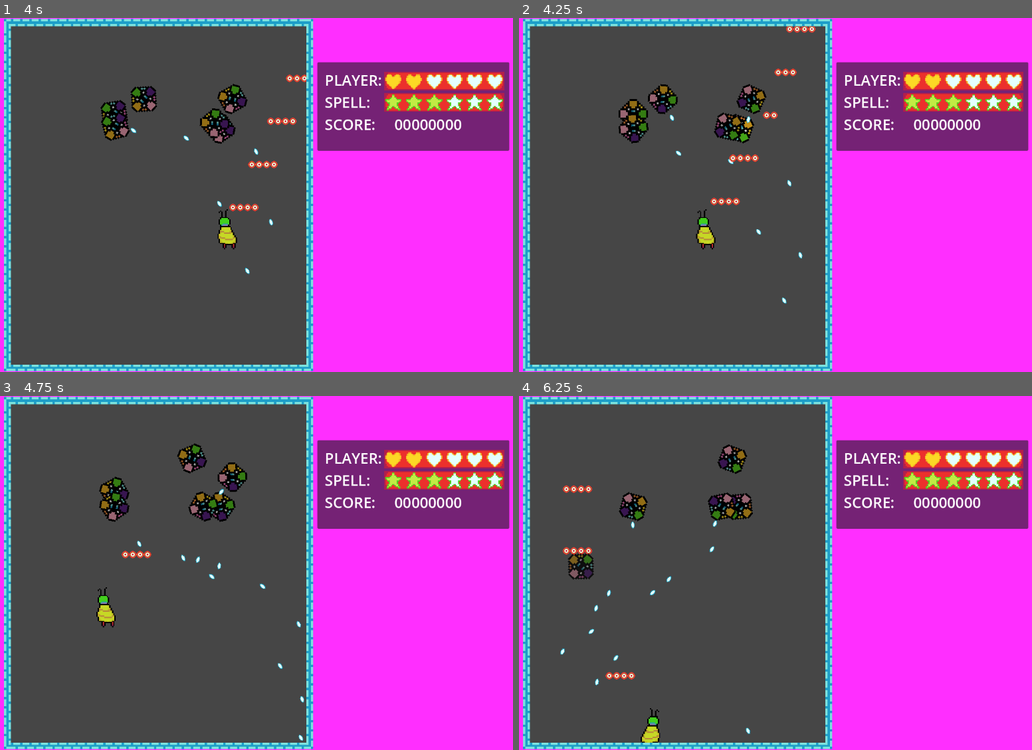
Above: before the commit, frames 1-4 (two rows, left to right).
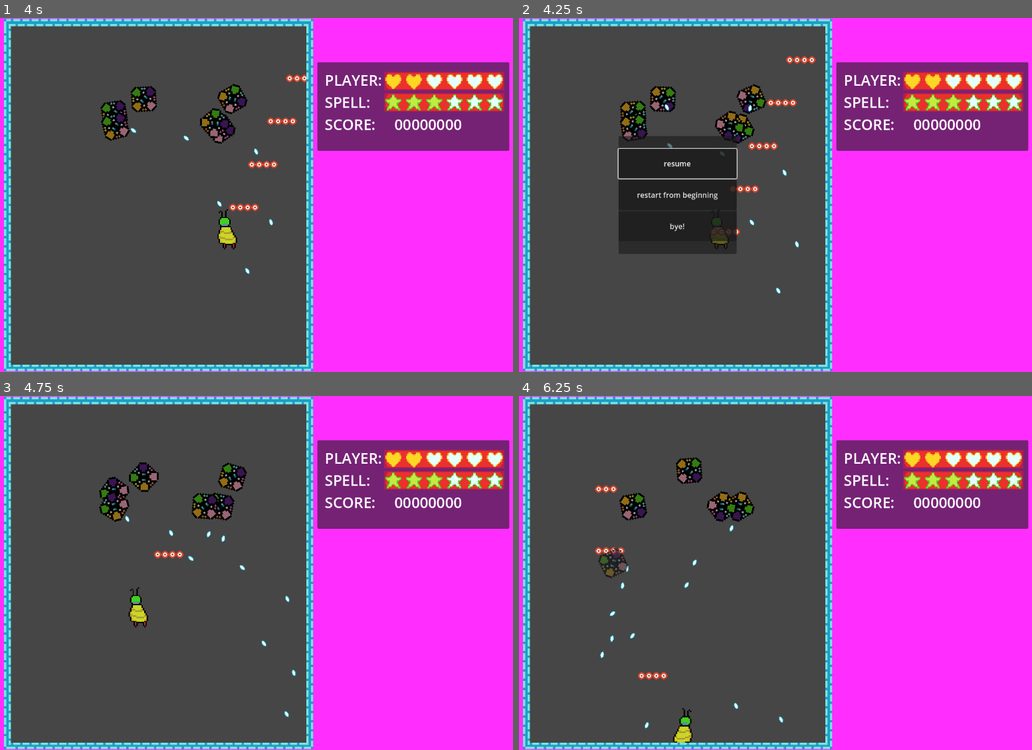
Above: after the commit, the same moments.

Repository: 2192375d/Bee-s-Adventure
Game: Godot game, scene res://scenes/main-game.tscn
The game is run twice, just before and just after one commit, with the same random seed, the same clock (stepped at 60 frames per second) and the same inputs.
Inputs:
- Up to frame 1 (4 s): tap Enter (ui_enter, bound only after the commit) at 0.5, 0.8, 1.35, 2.3, 2.85, 3.8 s; hold Right (ui_right) 0.53-1.28 s; hold Z (ui_shoot) 0.53-1.28 s; hold Down (ui_down) 1.28-2.03 s; tap Z (ui_shoot) at 1.55, 3.05 s; hold Right (ui_right) 2.03-2.78 s; hold Z (ui_shoot) 2.03-2.78 s; hold Up (ui_up) 2.78-3.53 s; hold Left (ui_left) from 3.53 s (still down); hold Z (ui_shoot) from 3.53 s (still down)
- Up to frame 2 (4.25 s): keep holding Left (ui_left); keep holding Z (ui_shoot); tap Escape (ui_escape, bound only after the commit) at 4.15 s
- Up to frame 3 (4.75 s): keep holding Left (ui_left); release Z (ui_shoot) at 4.28 s; tap Enter (ui_enter, bound only after the commit) at 4.35 s; tap Z (ui_shoot) at 4.55 s
- Up to frame 4 (6.25 s): release Left (ui_left) at 5.03 s; hold Down (ui_down) 5.03-5.78 s; hold Z (ui_shoot) 5.03-5.78 s; tap Enter (ui_enter, bound only after the commit) at 5.3, 5.85 s; hold Right (ui_right) from 5.78 s (still down); tap Z (ui_shoot) at 6.05 s

Frame 1 is identical in both runs. In frame 2, 9.7% of the frame differs, in the area x 19-58%, y 2-81%; in frame 3, 2.8%; in frame 4, 3.3%.

Commit message:
feat: basic pause menu done

Diff:
--- a/project.godot
+++ b/project.godot
@@ -41,6 +41,16 @@
 "events": [Object(InputEventKey,"resource_local_to_scene":false,"resource_name":"","device":-1,"window_id":0,"alt_press …(192 unchanged characters)…
 ]
 }
+ui_escape={
+"deadzone": 0.2,
+"events": [Object(InputEventKey,"resource_local_to_scene":false,"resource_name":"","device":0,"window_id":0,"alt_pressed":false,"shift_pressed":false,"ctrl_pressed":false,"meta_pressed":false,"pressed":false,"keycode":0,"physical_keycode":4194305,"key_label":0,"unicode":0,"location":0,"echo":false,"script":null)
+]
+}
+ui_enter={
+"deadzone": 0.2,
+"events": [Object(InputEventKey,"resource_local_to_scene":false,"resource_name":"","device":-1,"window_id":0,"alt_pressed":false,"shift_pressed":false,"ctrl_pressed":false,"meta_pressed":false,"pressed":false,"keycode":0,"physical_keycode":4194309,"key_label":0,"unicode":0,"location":0,"echo":false,"script":null)
+]
+}
 
 [rendering]
 
--- a/scenes/main-game.tscn
+++ b/scenes/main-game.tscn
@@ -10,6 +10,7 @@
 [ext_resource type="Texture2D" uid="uid://cl68owatxkot7" path="res://assets/main-game-UI/HP-full.png" id="4_cvnk6"]
 [ext_resource type="Texture2D" uid="uid://b4rta6laareos" path="res://assets/main-game-UI/spell.png" id="4_xrv8w"]
 [ext_resource type="Texture2D" uid="uid://b2lrqr0rb2j0y" path="res://assets/main-game-UI/spell-full.png" id="6_2ggl6"]
+[ext_resource type="Script" uid="uid://bmal54e1q3mm3" path="res://scripts/pause-menu.gd" id="11_2ggl6"]
 
 [sub_resource type="StyleBoxTexture" id="StyleBoxTexture_w232t"]
 texture = ExtResource("2_bxljq")
@@ -250,3 +251,42 @@
 rotation = 4.712389
 scale = Vector2(4.6627035, 4.9800167)
 texture = ExtResource("4_0rdsr")
+
+[node name="pause-menu" type="Panel" parent="." node_paths=PackedStringArray("game", "resume_button")]
+offset_left = 256.0
+offset_top = 256.0
+offset_right = 512.0
+offset_bottom = 512.0
+mouse_filter = 2
+script = ExtResource("11_2ggl6")
+game = NodePath("../game")
+resume_button = NodePath("VBoxContainer/resume")
+
+[node name="VBoxContainer" type="VBoxContainer" parent="pause-menu"]
+layout_mode = 0
+offset_right = 256.0
+offset_bottom = 256.0
+mouse_filter = 2
+alignment = 1
+
+[node name="resume" type="Button" parent="pause-menu/VBoxContainer"]
+custom_minimum_size = Vector2(0, 64)
+layout_mode = 2
+mouse_filter = 2
+text = "resume"
+
+[node name="restart" type="Button" parent="pause-menu/VBoxContainer"]
+custom_minimum_size = Vector2(0, 64)
+layout_mode = 2
+mouse_filter = 2
+text = "restart from beginning"
+
+[node name="exit" type="Button" parent="pause-menu/VBoxContainer"]
+custom_minimum_size = Vector2(0, 64)
+layout_mode = 2
+mouse_filter = 2
+text = "bye!"
+
+[connection signal="pressed" from="pause-menu/VBoxContainer/resume" to="pause-menu" method="_on_resume_pressed"]
+[connection signal="pressed" from="pause-menu/VBoxContainer/restart" to="pause-menu" method="_on_restart_pressed"]
+[connection signal="pressed" from="pause-menu/VBoxContainer/exit" to="pause-menu" method="_on_exit_pressed"]
--- /dev/null
+++ b/scripts/pause-menu.gd
@@ -0,0 +1,46 @@
+extends Panel
+
+@export var game: Game
+@export var resume_button: Button
+
+func _ready() -> void:
+	hide()
+	process_mode = Node.PROCESS_MODE_ALWAYS
+
+func _unhandled_input(event: InputEvent) -> void:
+	if event.is_action_pressed("ui_escape"):
+		if !visible:
+			pause()
+		else:
+			resume()
+		get_viewport().set_input_as_handled()
+
+	if !visible:
+		return
+
+	if event.is_action_pressed("ui_shoot") || event.is_action_pressed("ui_enter"):
+		get_viewport().set_input_as_handled()
+		var focus_button: Button = get_viewport().gui_get_focus_owner()
+		focus_button.pressed.emit()
+
+func pause() -> void:
+	game.get_tree().paused = true
+	await get_tree().process_frame
+	resume_button.grab_focus()
+	show()
+
+func resume() -> void:
+	game.get_tree().paused = false
+	hide()
+
+func _on_resume_pressed() -> void:
+	resume()
+
+func _on_restart_pressed() -> void:
+	game.get_tree().paused = false
+	hide()
+
+	get_tree().reload_current_scene()
+
+func _on_exit_pressed() -> void:
+	pass
Not shown: 1 places in scenes/main-game.tscn that only renumber resources
Not shown, added: scripts/pause-menu.gd.uid
